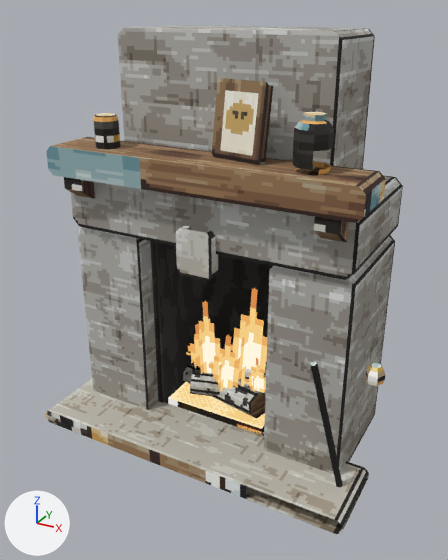
An edit to the glTF model public/models/items/fireplace.glb, drawn before and after from the same camera.
The view is the same before and after, from a camera (50 mm lens) standing at (1.11, -2.11, 1.69) and looking at (0.04, -0.16, 0.72). The axes (+X, +Y, +Z) are drawn at lower left. The lights are the same throughout. The picture after the commit comes second. Where no turn or scale is listed for an object, it has been applied to the vertices. Vertices at exactly the same position are counted once.

The first picture shows 'arch', 'breast', 'corbel1', 'fbside_l', 'firebox', 'glow_embers', 'hearth', 'jar', 'keystone', 'mantel', 'pier-1', 'pier1', 'pokerknob', 'print', 'stub' and 15 more.
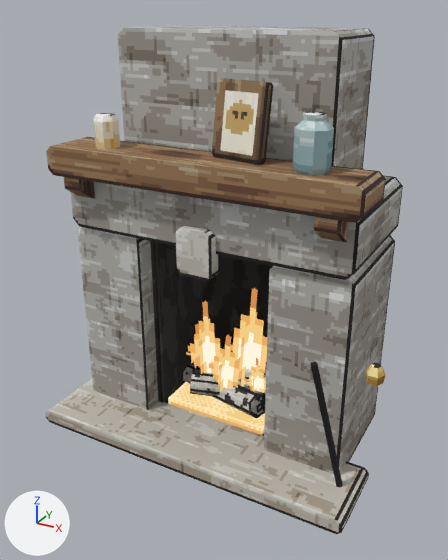
Patch to the scene script:
```diff
--- a/public/models/items/fireplace.glb.py
+++ b/public/models/items/fireplace.glb.py
@@ me_mantel @@
 me_mantel.from_pydata(...)  # 16 vertices, 28 faces; spans x -0.625..0.625, y -0.106..0.106, z -0.056..0.056
+# me_mantel part 1: texture (UV) coordinates of 16 of 28 faces, centred in x -0.625..0.625, y -0.106..0.106, z -0.049..0.026, changed; they spanned u 0.0..0.79, v 0.1..0.13 and now span u 0.14..0.93, v 0.09..0.13
 me_mantel.materials.append(mat_pixel_solid)
@@ me_corbel1 @@
 me_corbel1.from_pydata(...)  # 8 vertices, 12 faces; spans x -0.044..0.044, y -0.075..0.075, z -0.075..0.075
+# me_corbel1 part 2: texture (UV) coordinates of 2 of 12 faces, centred in x -0.015..0.015, y -0.075, z 0.042..0.057, changed; they spanned u 0.41..0.43, v 0.07..0.08 and now span u 0.59..0.62, v 0.06..0.07
 me_corbel1.materials.append(mat_pixel_solid)
@@ me_hearth @@
 me_hearth.from_pydata(...)  # 16 vertices, 28 faces; spans x -0.688..0.688, y -0.156..0.156, z -0.031..0.031
+# me_hearth part 3: texture (UV) coordinates of 16 of 28 faces, centred in x -0.688..0.688, y -0.156..0.156, z -0.025..0.017, changed; they spanned u 0.0..0.95, v 0.06..0.11 and now span u 0.0..0.87, v 0.04..0.08
 me_hearth.materials.append(mat_pixel_solid)
@@ me_glow_embers @@
 me_glow_embers.from_pydata(...)  # 8 vertices, 12 faces; spans x -0.231..0.231, y -0.144..0.144, z -0.016..0.016
+# me_glow_embers part 4: texture (UV) coordinates of 8 of 12 faces, centred in x -0.231..0.231, y -0.144..0.144, z -0.005..0.005, changed; they spanned u 0.0..0.74, v 0.05..0.06 and now span u 0.0..0.89, v 0.04..0.06
 me_glow_embers.materials.append(mat_pixel_solid_glow)
@@ me_stub @@
-me_stub.from_pydata(...)  # 40 vertices, 76 faces; spans x -0.0443..0.0443, y -0.0443..0.0443, z 0.0..0.1187
+me_stub.from_pydata(...)  # 24 vertices, 44 faces; spans x -0.0437..0.0437, y -0.0437..0.0437, z 0.0..0.1187
+# me_stub part 5
+# 16 vertices are removed from x -0.0443..0.0443, y -0.0443..0.0443, z 0.0488..0.1156
+# 64 faces are deleted
+# 32 new faces join them
+# me_stub part 6: 12 kept faces spanning x -0.0437..0.0437, y -0.0437..0.0437, z 0.0..0.1187 get new texture (UV) coordinates
 me_stub.materials.append(mat_pixel_solid)
@@ me_jar @@
-me_jar.from_pydata(...)  # 72 vertices, 140 faces; spans x -0.058..0.058, y -0.058..0.058, z 0.0..0.181
+me_jar.from_pydata(...)  # 40 vertices, 76 faces; spans x -0.056..0.056, y -0.056..0.056, z 0.0..0.181
+# me_jar part 7
+# 32 vertices are removed from x -0.058..0.058, y -0.058..0.058, z 0.002..0.173
+# 128 faces are deleted
+# 64 new faces join them
+# me_jar part 8: 12 kept faces spanning x -0.05..0.05, y -0.05..0.05, z 0.0..0.181 get new texture (UV) coordinates
 me_jar.materials.append(mat_pixel_solid)
@@ me_pokerknob @@
-me_pokerknob.from_pydata(...)  # 30 vertices, 56 faces; spans x -0.0312..0.0312, y -0.0312..0.0312, z 0.0..0.0562
+me_pokerknob.from_pydata(...)  # 18 vertices, 32 faces; spans x -0.0312..0.0312, y -0.0312..0.0312, z 0.0..0.0562
+# me_pokerknob part 9
+# 12 vertices are removed from x -0.0307..0.0307, y -0.0307..0.0307, z 0.0141..0.0457
+# 48 faces are deleted
+# 24 new faces join them
 me_pokerknob.materials.append(mat_pixel_solid)
```

Where the change shows, as pixel boxes (x1, y1, x2, y2) in the pictures (448 x 560 px):
part 1 of me_mantel, surface changed: (46, 146, 386, 222) in both
part 2 of me_corbel1, surface changed (black to brown): (314, 217, 342, 235) in both
part 3 of me_hearth, surface changed: before (45, 411, 369, 499); after (45, 411, 369, 534)
part 4 of me_glow_embers, surface changed: (168, 398, 265, 435) in both
part 5 of me_stub, reshaped: before (94, 114, 120, 150); after (94, 115, 120, 150)
part 6 of me_stub, surface changed: (96, 113, 115, 116) in both
part 7 of me_jar, reshaped: (293, 114, 334, 175) in both
part 8 of me_jar, surface changed: before (303, 112, 327, 175); after (303, 112, 327, 115)
part 9 of me_pokerknob, reshaped: (366, 364, 385, 386) in both
